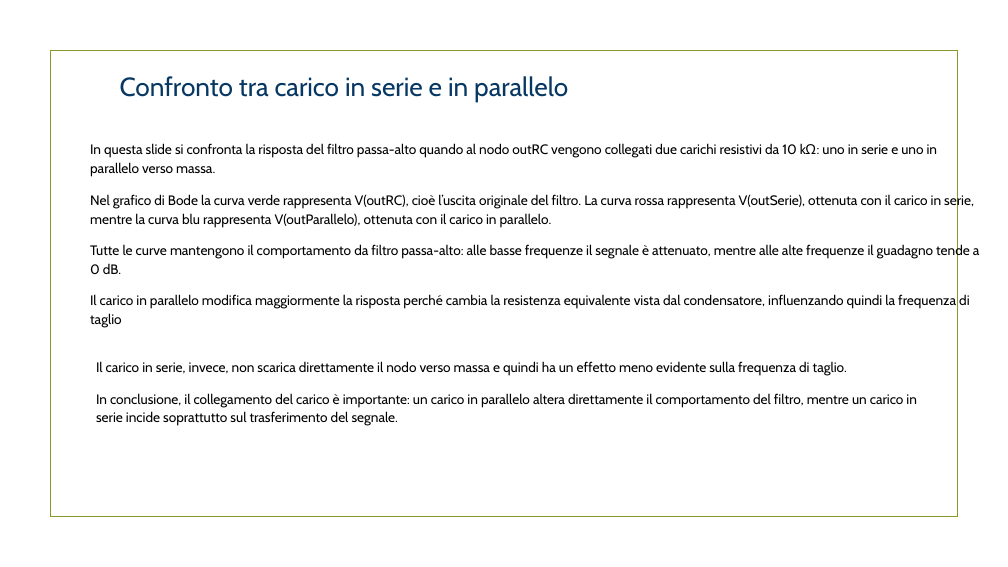
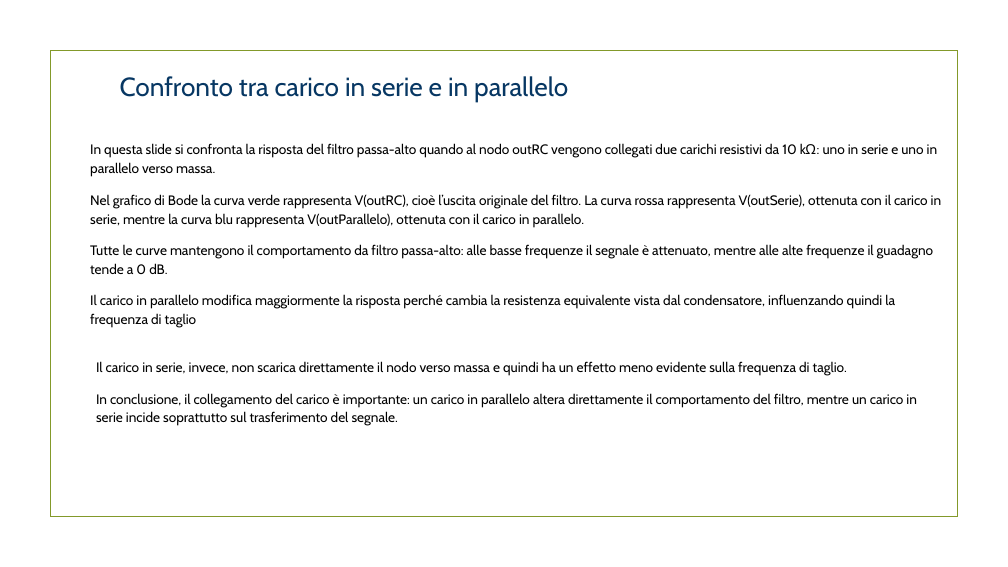
Before and after one commit to RiccardoSC2050/Progetto-sistemi-elettronici, a slide deck: slide 36 of presentazione/demoCompleta.pptx (slide 34 before the commit). Drawn at 1008x567 pixels with LibreOffice and Linux fonts; fonts in the diff are those of the drawing; background and template pictures are left out. Boxes give left, top, right and bottom in pixels: in the first picture for what was removed or moved away, otherwise in the second. Text is boxed around its words. In the diff, an @@ line names an element or a change of style, - is before the commit and + after.

```diff
--- a/presentazione/demoCompleta.pptx
+++ b/presentazione/demoCompleta.pptx
@@ text "In questa slide si confronta ..." rewrapped from (x1=90, y1=143, x2=980, y2=328) to (x1=90, y1=143, x2=942, y2=328) @@
```
Also in this commit, not shown: 18 other slides changed, 41 slides added, 2 slides removed.
